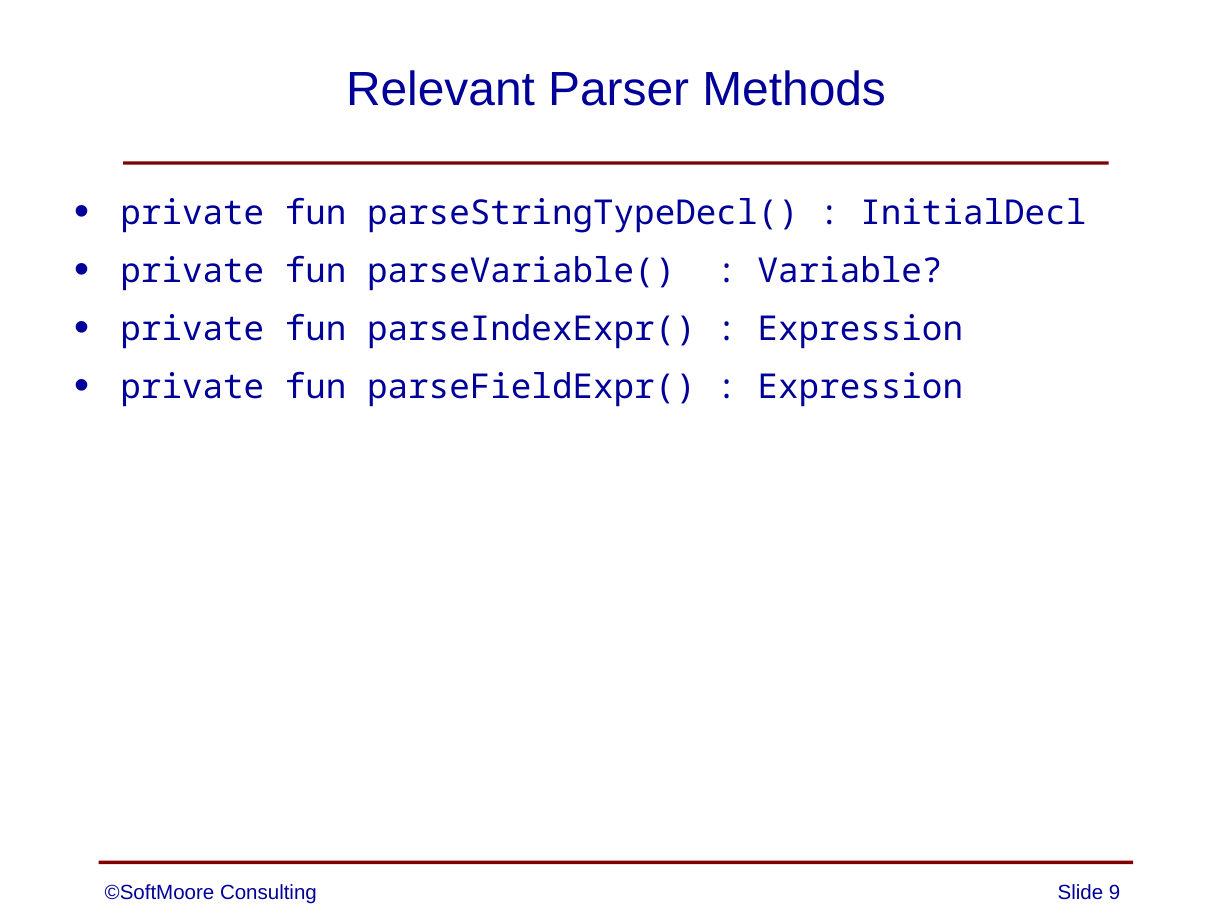
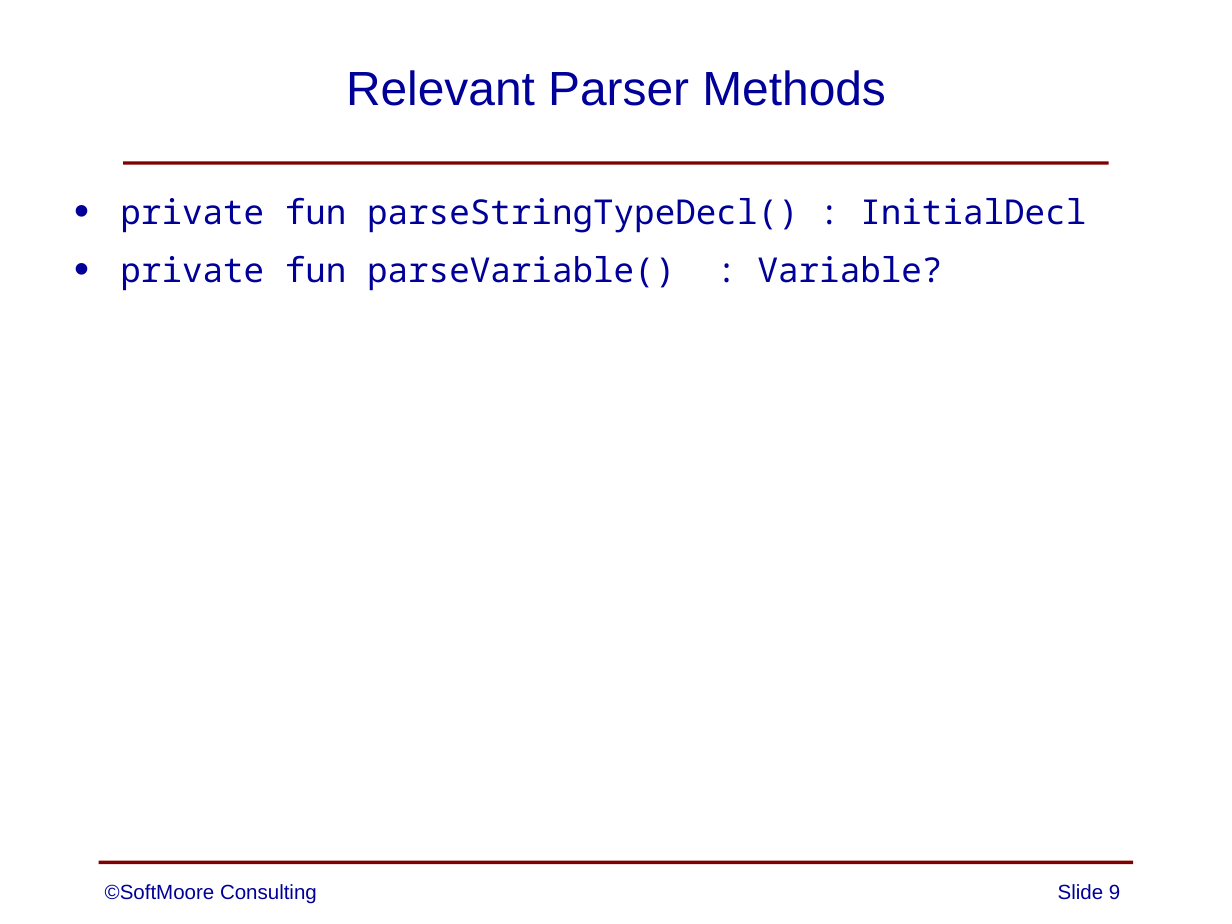
Before and after one commit to SoftMoore/CPRL-Kt-2nd, a slide deck: slide 9 of PowerPoints/15 - Strings.pptx. Drawn at 1232x924 pixels with LibreOffice and Linux fonts; fonts in the diff are those of the drawing. Boxes give left, top, right and bottom in pixels: in the first picture for what was removed or moved away, otherwise in the second. Text is boxed around its words. In the diff, an @@ line names an element or a change of style, - is before the commit and + after.

```diff
--- a/PowerPoints/15 - Strings.pptx
+++ b/PowerPoints/15 - Strings.pptx
@@ text at <box>120,313,964,407</box>: paragraphs removed @@
-• private fun parseIndexExpr() : Expression
-• private fun parseFieldExpr() : Expression
```
Also in this commit, not shown: 2 other files.
